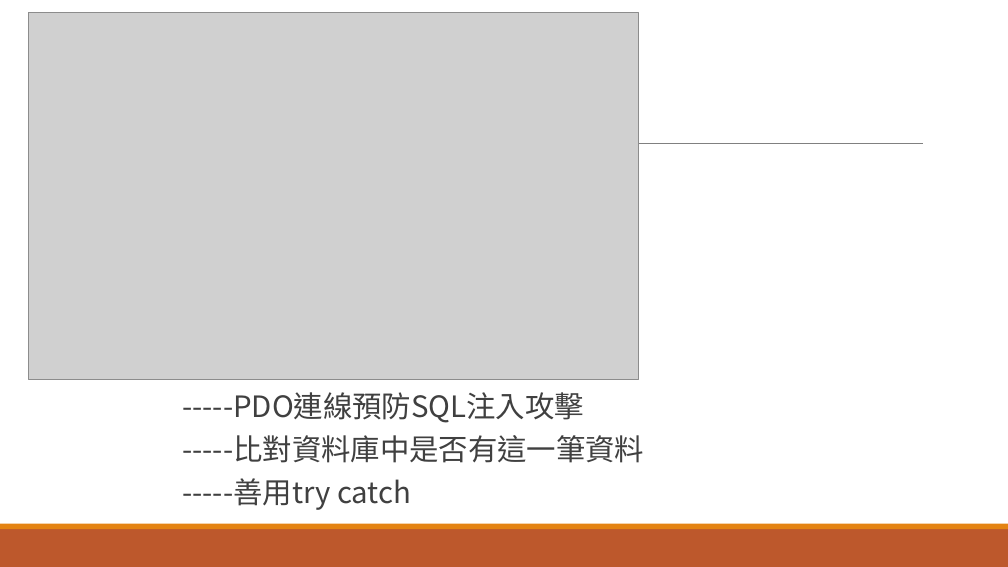
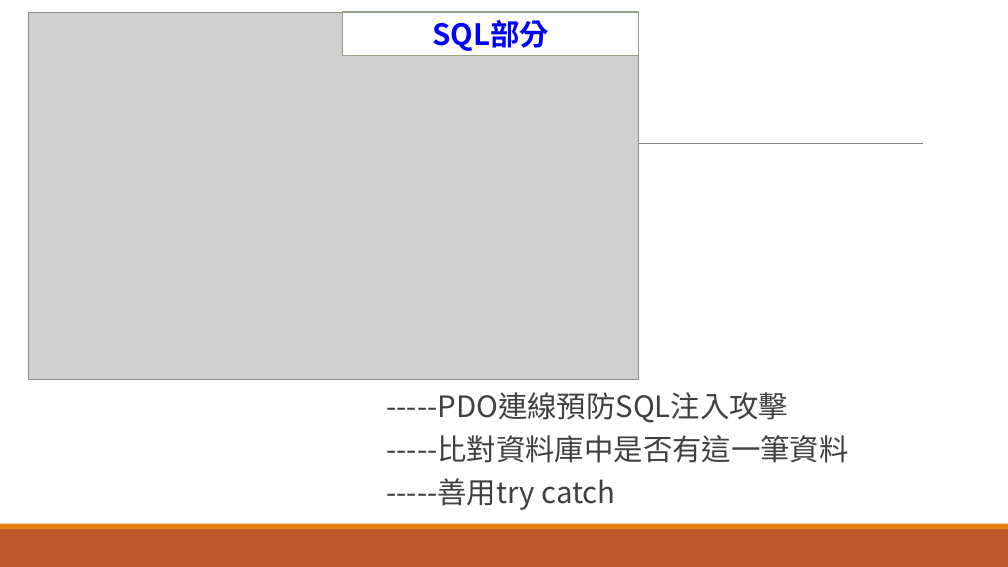
Before and after one commit to kay71029/Learning-Defensive-programming, a slide deck: slide 14 of Learning-Defensive-programming.pptx (slide 12 before the commit). Drawn at 1008x567 pixels with LibreOffice and Linux fonts; fonts in the diff are those of the drawing; grey boxes stand for pictures. Boxes give left, top, right and bottom in pixels: in the first picture for what was removed or moved away, otherwise in the second. Text is boxed around its words. In the diff, an @@ line names an element or a change of style, - is before the commit and + after.

```diff
--- a/Learning-Defensive-programming.pptx
+++ b/Learning-Defensive-programming.pptx
@@ rectangle added at (343, 12, 639, 56), fill #FFFFFF, outline #94A088 1.25 pt, 28 pt, text #0000FF, bold @@
+SQL部分
@@ text "-----PDO連線預防SQL注入攻擊": place and size @@
-text "-----PDO連線預防SQL注入攻擊" at (182, 392, 644, 510)
+text "-----PDO連線預防SQL注入攻擊" at (387, 392, 849, 510)
```
Also in this commit, not shown: 5 other slides changed, 6 slides added, 2 slides removed.
